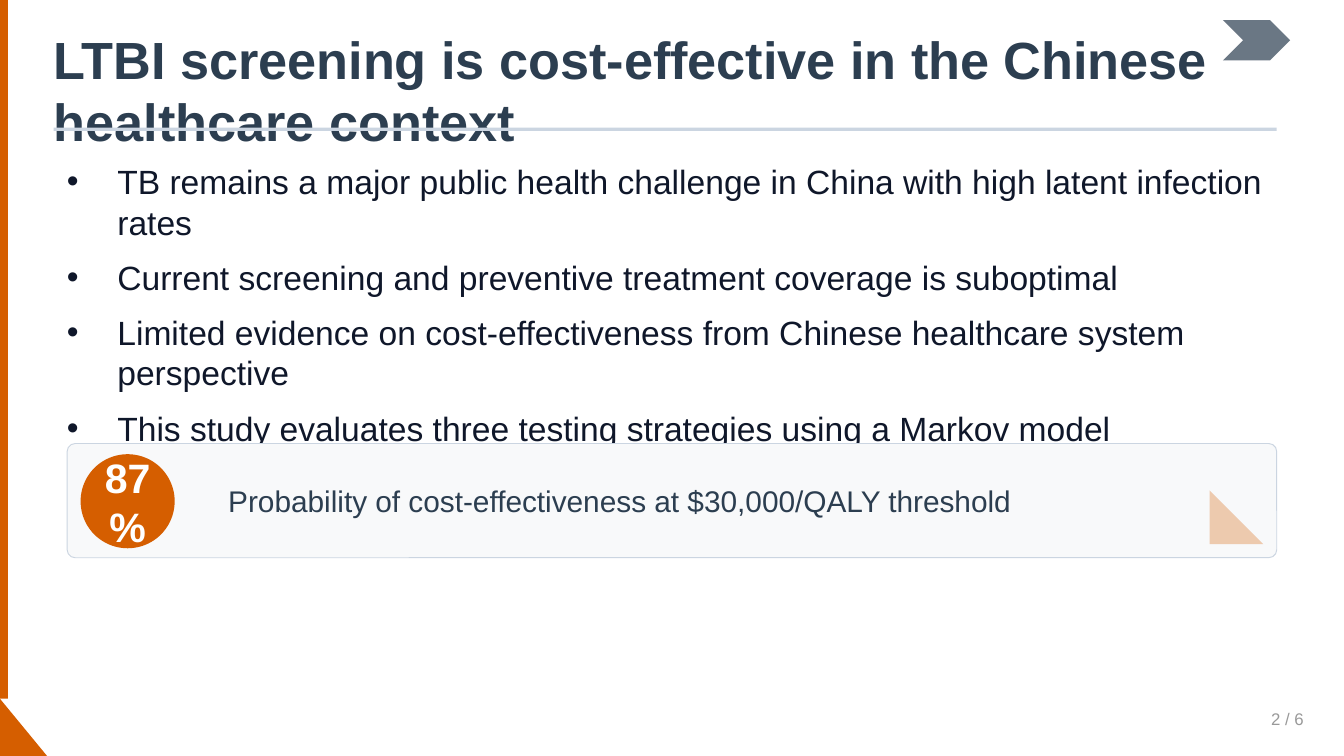
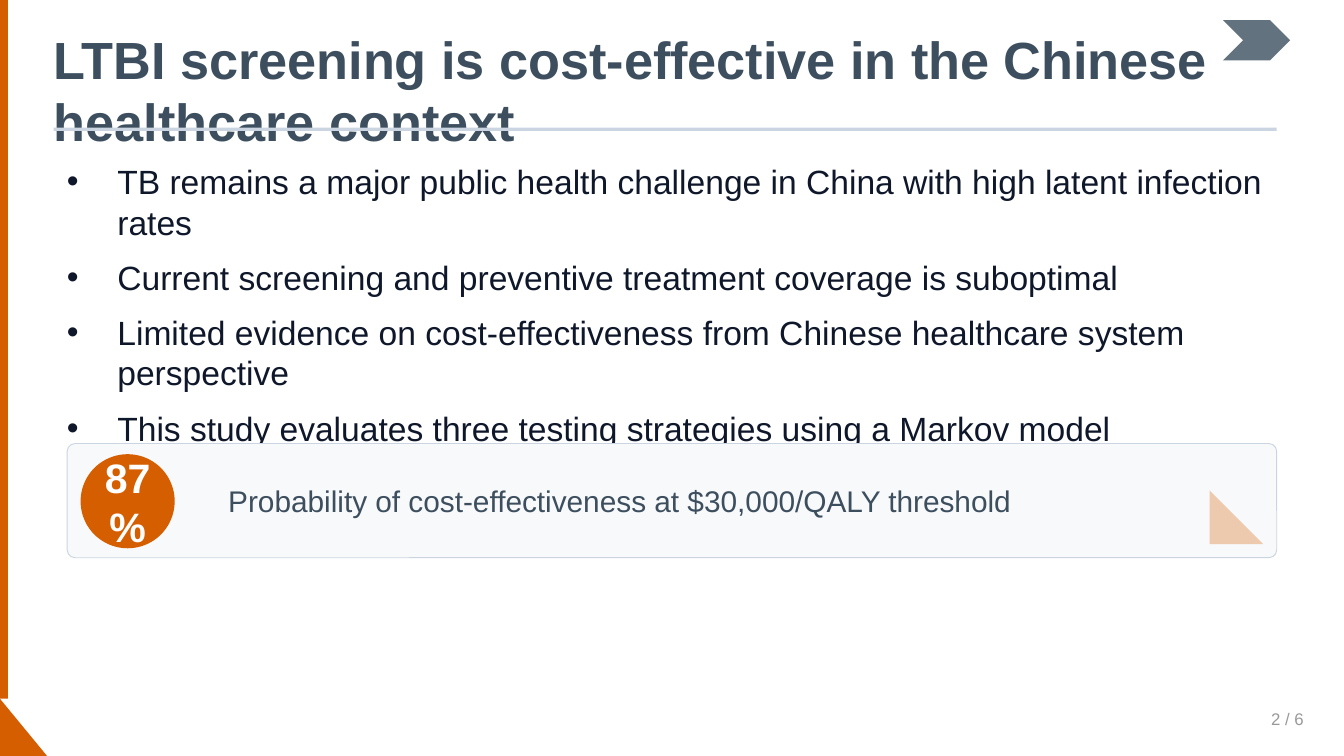
Before and after one commit to ablikimeli/paper2ppt-skill, a slide deck: slide 2 of templates/samples/template_slate.pptx. Drawn at 1344x756 pixels with LibreOffice and Linux fonts; fonts in the diff are those of the drawing. Boxes give left, top, right and bottom in pixels: in the first picture for what was removed or moved away, otherwise in the second. Text is boxed around its words. In the diff, an @@ line names an element or a change of style, - is before the commit and + after.

```diff
--- a/templates/samples/template_slate.pptx
+++ b/templates/samples/template_slate.pptx
@@ text "LTBI screening is cost-effective in ..." at (54,41,1207,142): text colour #2C3E50 to #3D4F5F @@
@@ text "Probability of cost-effectiveness at $30,000/QALY ..." at (228,490,1010,518): text colour #2C3E50 to #3D4F5F @@
```
Also in this commit, not shown: 2 other slides changed, 11 other files.
